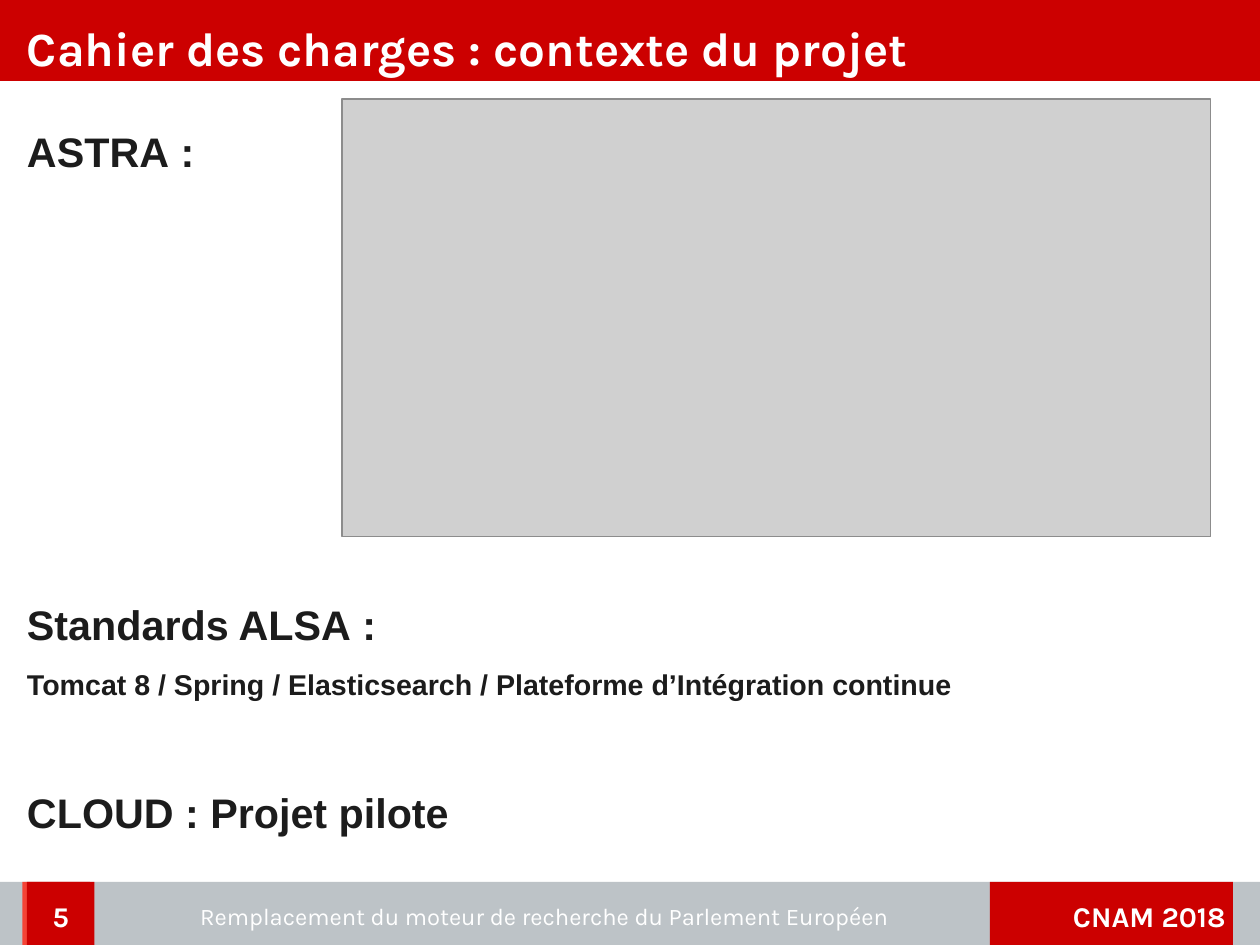
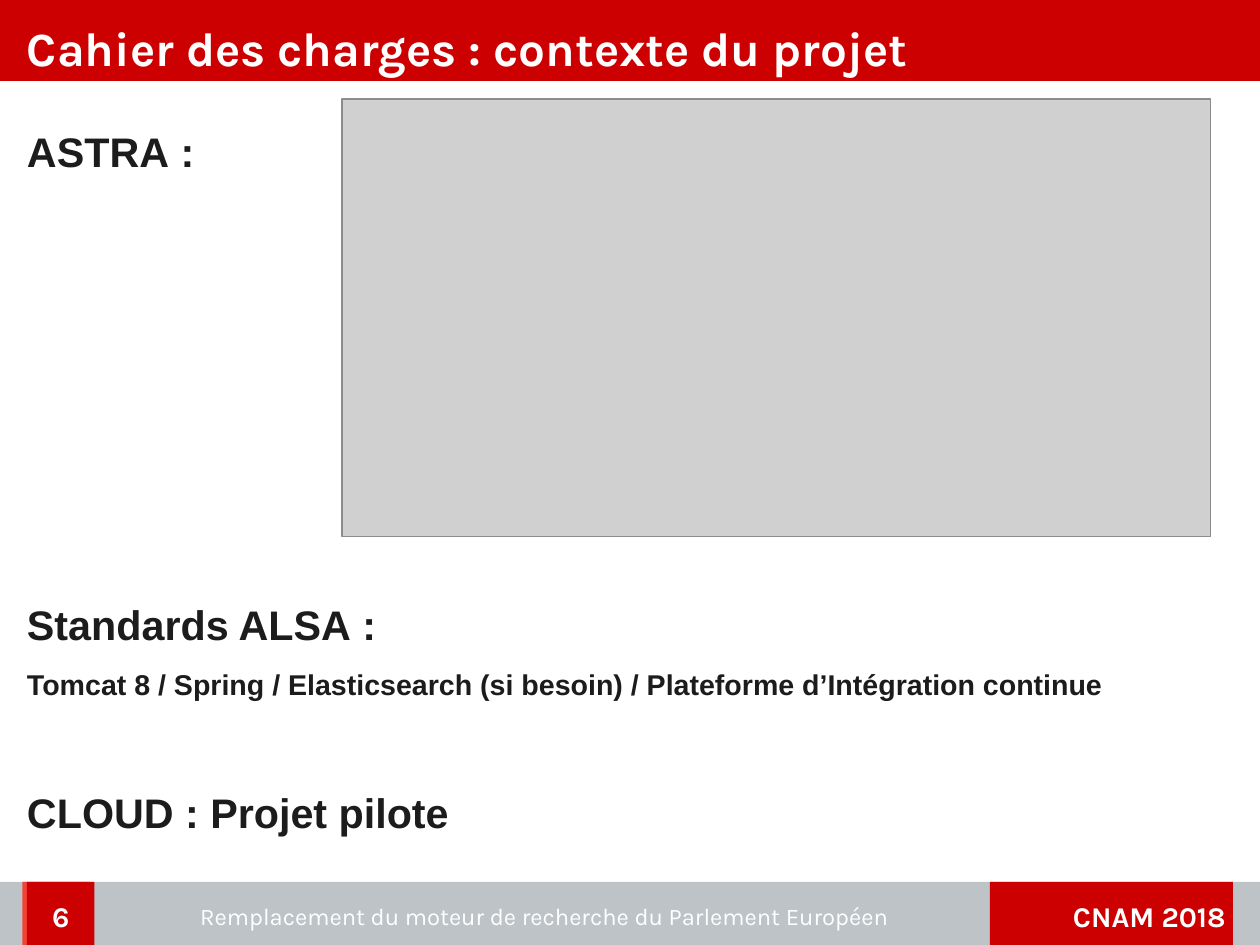
Before and after one commit to charleshuber/4tfront, a slide deck: slide 6 of memoire/presentation/memoire_presentation.odp (slide 5 before the commit). Drawn at 1260x945 pixels with LibreOffice and Linux fonts; fonts in the diff are those of the drawing; grey boxes stand for pictures; background and template pictures are left out. Boxes give left, top, right and bottom in pixels: in the first picture for what was removed or moved away, otherwise in the second. Text is boxed around its words. In the diff, an @@ line names an element or a change of style, - is before the commit and + after.

```diff
--- a/memoire/presentation/memoire_presentation.odp
+++ b/memoire/presentation/memoire_presentation.odp
@@ text at [27,674,1102,701]: text changed @@
-Tomcat 8 / Spring / Elasticsearch / Plateforme d’Intégration continue
+Tomcat 8 / Spring / Elasticsearch (si besoin) / Plateforme d’Intégration continue
@@ page number at [52,908,69,928]: text changed @@
-5
+6
```
Also in this commit, not shown: 4 other slides changed, 1 slide added, 9 other files.
